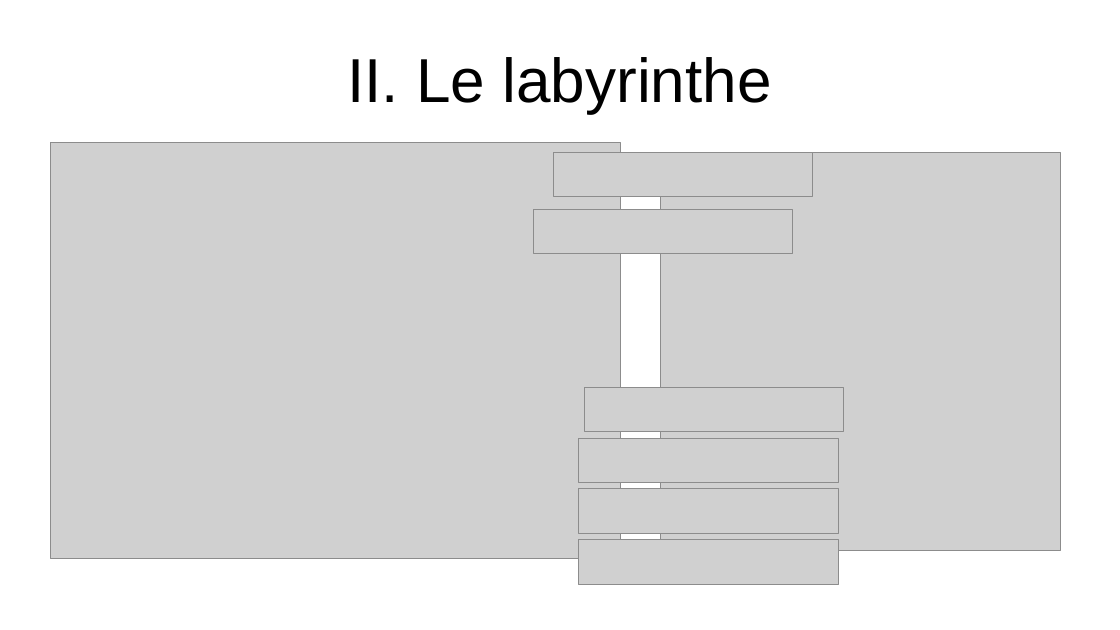
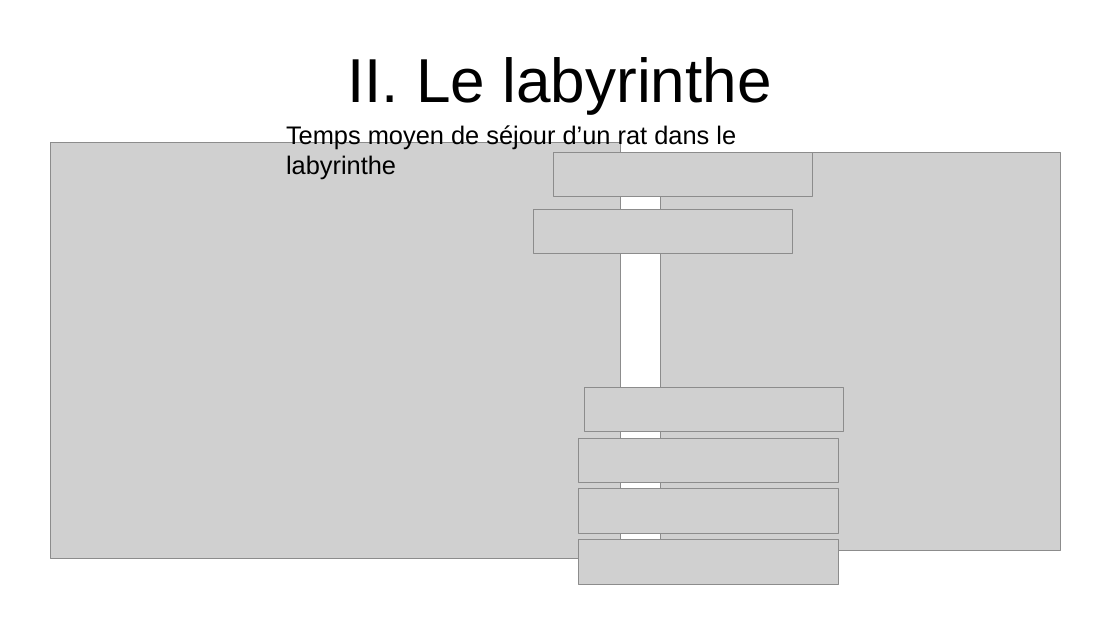
Before and after one commit to WIDEROZ/ESISAR-3A, a slide deck: slide 13 of Mathématiques/Oral/TP2_123 5min.odp. Drawn at 1120x630 pixels with LibreOffice and Linux fonts; fonts in the diff are those of the drawing; grey boxes stand for pictures. Boxes give left, top, right and bottom in pixels: in the first picture for what was removed or moved away, otherwise in the second. Text is boxed around its words. In the diff, an @@ line names an element or a change of style, - is before the commit and + after.

```diff
--- a/Mathématiques/Oral/TP2_123 5min.odp
+++ b/Mathématiques/Oral/TP2_123 5min.odp
@@ text added at [286,123,736,180], 18 pt, text #000000 @@
+Temps moyen de séjour d’un rat dans le labyrinthe
```
Also in this commit, not shown: 5 other slides changed, 4 slides removed, 3 other files.
